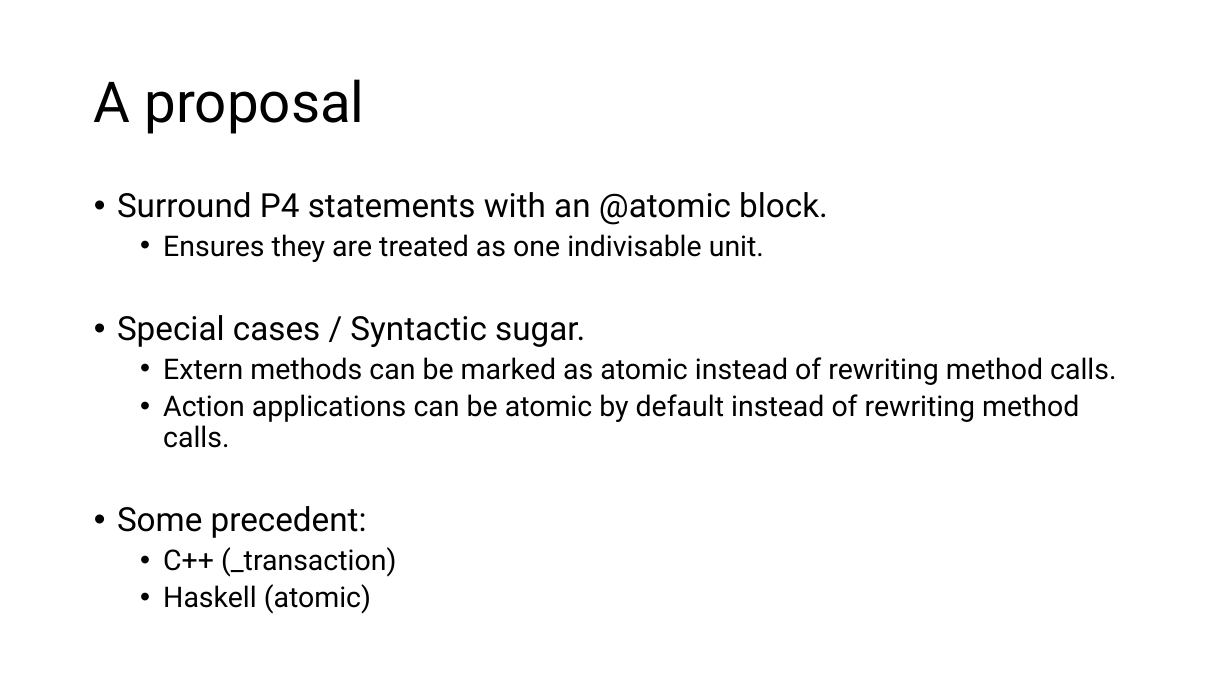
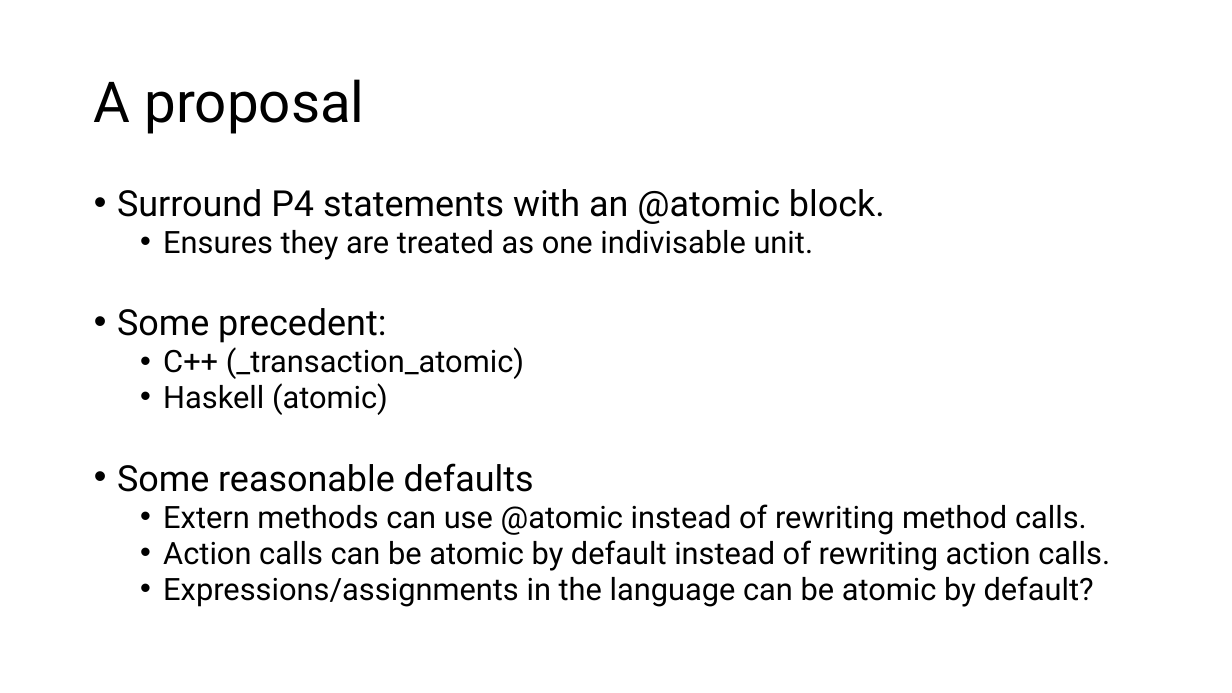
Before and after one commit to anirudhSK/p4-concurrency, a slide deck: slide 9 of p4_concurrency.pptx (slide 8 before the commit). Drawn at 1232x693 pixels with LibreOffice and Linux fonts; fonts in the diff are those of the drawing. Boxes give left, top, right and bottom in pixels: in the first picture for what was removed or moved away, otherwise in the second. Text is boxed around its words. In the diff, an @@ line names an element or a change of style, - is before the commit and + after.

```diff
--- a/p4_concurrency.pptx
+++ b/p4_concurrency.pptx
@@ text at [117, 189, 885, 415]: size 25.9 to 28 pt in "Surround P4 statements with an @atomic block.", "Some precedent:"; size 22.2 to 24 pt in "Ensures they are treated as one indivisable ...", "Haskell (atomic)"; line spacing 0.9 to 0.8 @@
@@ text at [117, 315, 1116, 448]: paragraphs removed @@
-• Special cases / Syntactic sugar.
-  • Extern methods can be marked as atomic instead of rewriting method calls.
-  • Action applications can be atomic by default instead of rewriting method calls.
@@ text at [163, 347, 524, 379]: text changed; size 22.2 to 24 pt @@
-  • C++ (_transaction)
+  • C++ (_transaction_atomic)
@@ text at [117, 463, 1110, 607]: paragraphs added @@
+• Some reasonable defaults
+  • Extern methods can use @atomic instead of rewriting method calls.
+  • Action calls can be atomic by default instead of rewriting action calls.
+  • Expressions/assignments in the language can be atomic by default?
```
Also in this commit, not shown: 8 other slides changed, 1 slide added, 1 other file.
